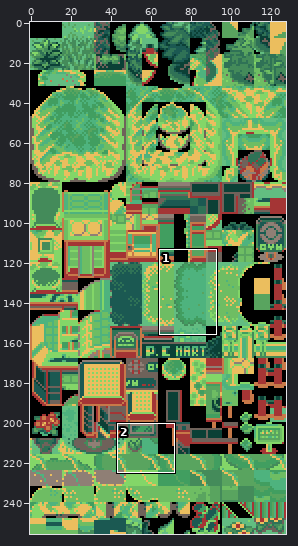
Sprite sheet, stored at data/tilesets/primary/general/tiles.png. Above: a wide view before the commit, with the close-up outlined.
Close-up. Before the commit:
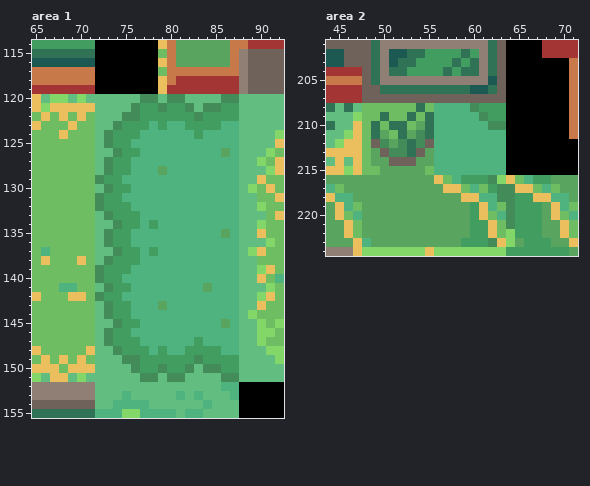
The file is 128x256 pixels. Shown: area 1: x 65..92, y 114..155; area 2: x 44..71, y 201..224.
New version:
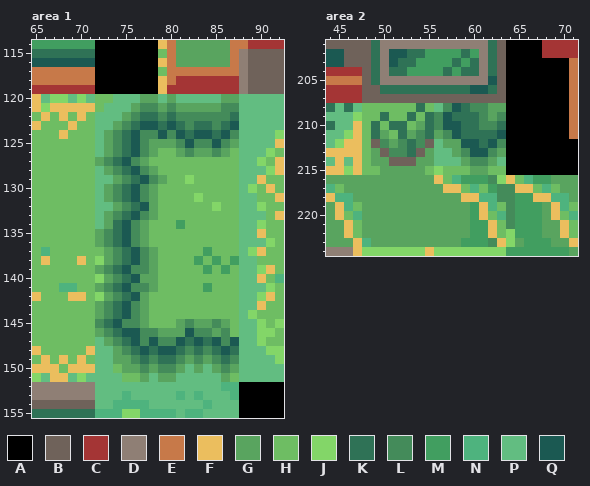
Palette (. is transparent): A #000000  B #6f625a  C #a43535  D #8f7f75  E #c77949  F #ebbe5e  G #59a45f  H #6ebd63  J #83d668  K #2f7256  L #448b5a  M #419e60  N #4eb37e  P #62bd81  Q #1b5952
The edit:
--- area 1
@@ x 65..92 @@
 119 CCCCCCCAAAAAAAFCCCCCCCCDBBBB
-120 FPJJPJPPPPPPLLPLLPPPPLLPPPPP
-121 FJFFFFFPPPPLMMLMMLPLLMMPPPPP
-122 HFHFHFHPPPLLMMMMMMLMMMMPPPPP
-123 FHHHFHHPPLMMMNMNNMMMMNNPPPPP
-124 HHHFHHHPLMMMNNNNNNMNNNNPPPPJ
-125 HHHHHHHPLMMNNNNNNNNNNNNPPPPF
-126 HHHHHHHPPLMMNNNNNNNNNGNPPPJH
-127 HHHHHHHPLMMNNNNNNNNNNNNPPJHF
-128 HHHHHHHPLMMNNNGNNNNNNNNPPPJF
-129 HHHHHHHLMMNNNNNNNNNNNNNPPFHH
-130 HHHHHHHPLMMNNNNNNNNNNNNPJHFH
-131 HHHHHHHLMMNNNNNNNNNNNNNPPHHF
-132 HHHHHHHLMMMNNNNNNNNNNNNPPJHH
-133 HHHHHHHPLMMMNNNNNNNNNNNPPPHF
-134 HHHHHHHPPLMMNMNNNNNNNNNPPJHH
-135 HHHHHHHPLMMNNNNNNNNNNGNPPFHH
-136 HHHHHHHPLMMNNNNNNNNNNNNPPPJH
-137 HNHHHHHPPLMMNMNNNNNNNNNPJFHH
-138 HFHHHFHPLMMMNNNNNNNNNNNPPHHH
-139 HHHHHHHLMMMNNNNNNNNNNNNPPJFH
-140 HHHHHHHLMMNNNNNNNNNNNNNPPFHN
-141 HHHNNHHPLMMNNNNNNNNGNNNPPPJH
-142 FHHHFFHLMMNNNNNNNNNNNNNPPJFH
-143 HHHHHHHPLMMNNNGNNNNNNNNPPFHH
-144 HHHHHHHPLMMNNNNNNNNNNNNPJHHH
-145 HHHHHHHPPLMMNNNNNNNNNGNPPJHJ
-146 HHHHHHHPLMMNNNNNNNNNNNNPPJJH
-147 HHHHHHHPLMMMNNNNNNMNNNNPPJHH
-148 FHHHHHFPPLMMMNMNNMMMMNNPPPJJ
-149 HFHFHFHPPPLLMMMMMMLMMMMPPPPJ
-150 FFFHFFFPPPPLMMLMMLPLLMMPPPPP
-151 JPFFPJPPPPPPLLPLLPPPPLLPPPPP
+120 FPJJPJPHHPPPGGPGPPPPPGGPPPPP
+121 FJFFFFFHPPPGLLGLGGGGGLLPPPPP
+122 HFHFHFHPPPGLKKLKLLLLLLKPPPPP
+123 FHHHFHHPPGLKQQKQKLKKLKQPPPPP
+124 HHHFHHHPGLKQLLQLQKQQKQLPPPPJ
+125 HHHHHHHPGLKQLGGGLQLLQLGPPPPF
+126 HHHHHHHPGLKQLGHHGLGGLGHPPPJH
+127 HHHHHHHGLKQLGHHHHHHHHHHPPJHF
+128 HHHHHHHPGLKQLGHHHHHHHHHPPPJF
+129 HHHHHHHPPGLKQLGHHJHHHHHPPFHH
+130 HHHHHHHPGLKQLGHHHHHHHHHPJHFH
+131 HHHHHHHPGLKQLGHHHHJHHHHPPHHF
+132 HHHHHHHPPGLKQGHHHHHHJHHPPJHH
+133 HHHHHHHPGLKQLGHHHHHHHHHPPPHF
+134 HHHHHHHPGKQLGHHHMHHHHHHPPJHH
+135 HHHHHHHGLKQLGHHHHHHHHHHPPFHH
+136 HHHHHHHGLKQLGHHHHHHHHHHPPPJH
+137 HNHHHHHHGLKQLGHHHHHMHHHPJFHH
+138 HFHHHFHJGLKQLGHHHHMHMHMPPHHH
+139 HHHHHHHGLKQLLGHHHHHMHMHPPJFH
+140 HHHHHHHJGLKQGGHHHHHHHHHPPFHN
+141 HHHNNHHGLKQLLGHHHHHMHHHPPPJH
+142 FHHHFFHJGLKQGHHHHHHHHHHPPJFH
+143 HHHHHHHGLKQLGHHHHHHHHHHPPFHH
+144 HHHHHHHGLKQLGHHHHHHHHHHPJHHH
+145 HHHHHHHLKQLLGHHHGLGGLGHPPJHJ
+146 HHHHHHHGLKQQLLGGGQLLGLHPPJJH
+147 HHHHHHHPGLKQLQLLQKQKQLQPPJHH
+148 FHHHHHFPPGLKQKQQKLKLKQKPPPJJ
+149 HFHFHFHPPGGLKLKKLGLGLKLPPPPJ
+150 FFFHFFFPPHGGLGLLGPGPGLGPPPPP
+151 JPFFPJPPPPHHGPGGPPPPPGHPPPPP
 152 DDDDDDDPPPPPPPPPPPPPPNNAAAAA
--- area 2
@@ x 54..65 @@
 207 BBBBBBBBBBAA
-208 KHNNNNLMMMAA
-209 HKNNNNNLMMAA
-210 GKNNNNNNLLAA
-211 LKNNNNNNNNAA
-212 LBNNNNNNNNAA
-213 BGNNNNNNNNAA
-214 GGNNNNNNNNAA
-215 GHNNNNNNNNAA
+208 KHPLQKLLGGAA
+209 HKLQKKKLGLAA
+210 GKLQQKKLLKAA
+211 LKGLQKKKKQAA
+212 LBPGGQQKQLAA
+213 BGPPGLQQLGAA
+214 GGPPPGLLGPAA
+215 GHJHHHGGHHAA
 216 GGFHNMMMLJFH
Where, in picture pixels (left, top, right, bottom), the same in both close-ups:
changed: (95, 94, 239, 382)
changed: (434, 103, 506, 175)
